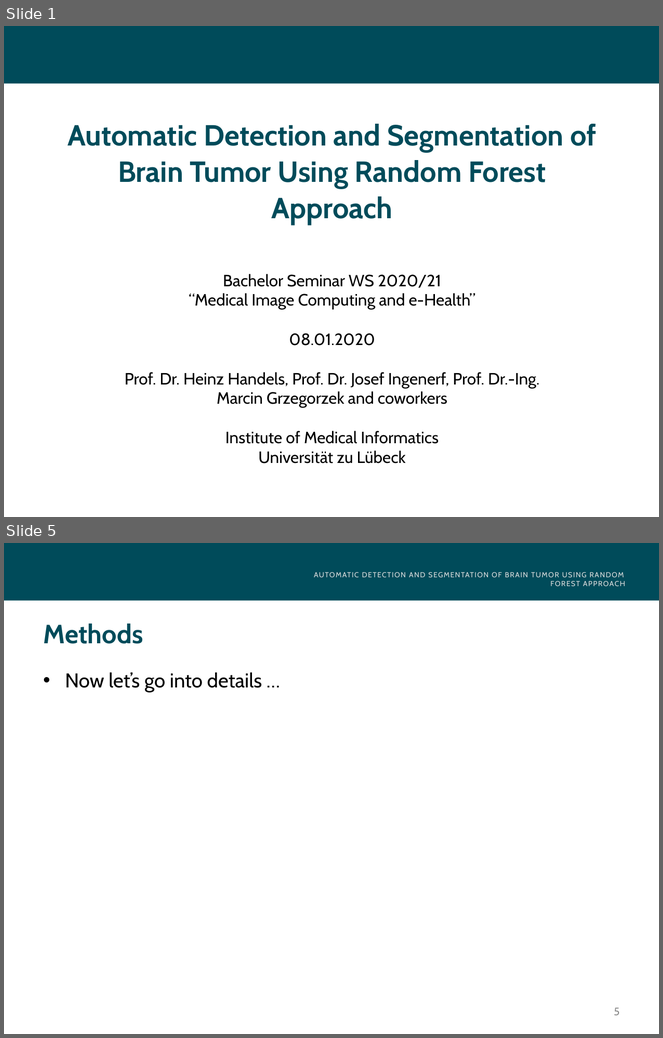
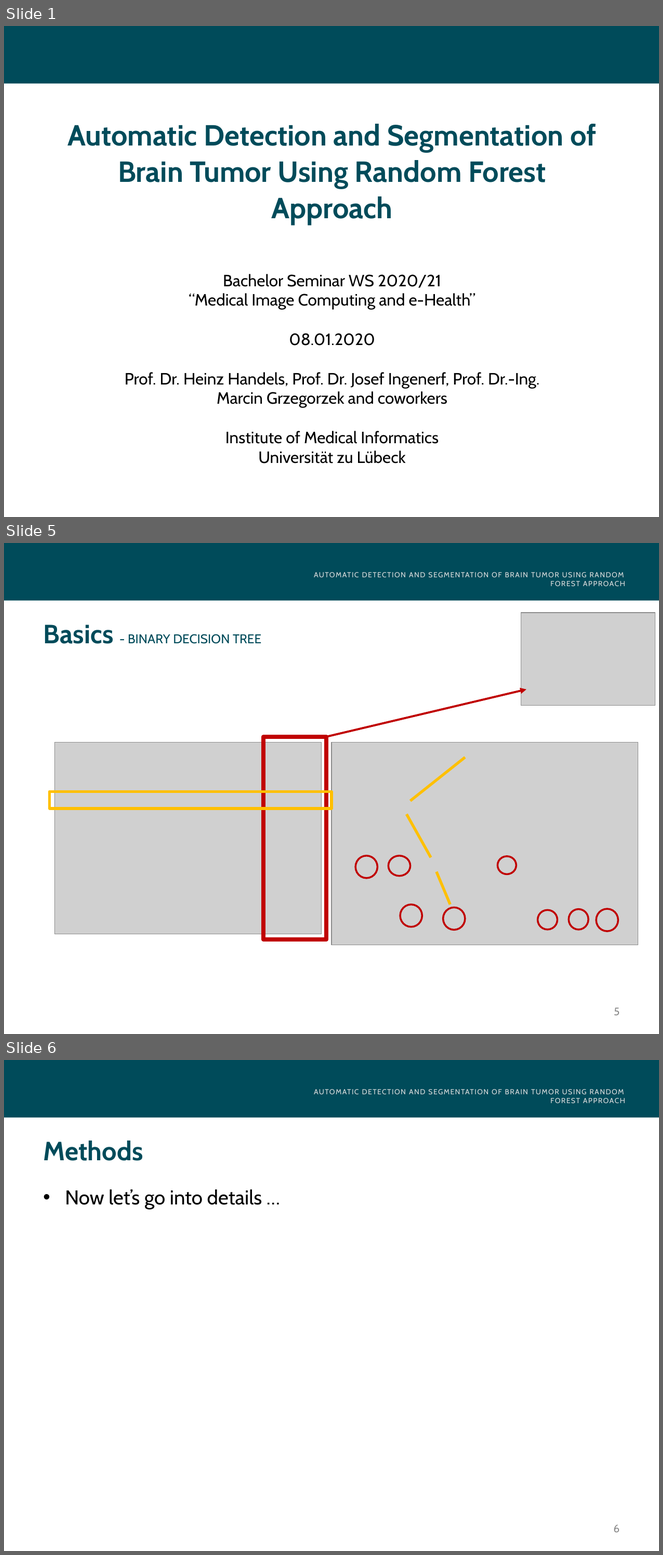
Before and after one commit to leobreo/brain_tumor_recognition, a slide deck: seminarppt.pptx. Shown one above the other, each under a label of ours: slides 1 and 5 before the commit, slides 1, 5 and 6 after it; the slides between them are not shown. The pictures are 663x1038 and 663x1555 pixels, drawn with LibreOffice and Linux fonts; fonts in the diff are those of the drawing; grey boxes stand for pictures; background and template pictures are left out. Boxes give left, top, right and bottom in pixels: in the first picture for what was removed or moved away, otherwise in the second. Text is boxed around its words. In the diff, an @@ line names an element or a change of style, - is before the commit and + after.

Commit message:
ppt update

```diff
--- a/seminarppt.pptx
+++ b/seminarppt.pptx
@@ slide 5 added at box(4, 543, 659, 1034), background #FFFFFF; not listed: 3 template elements that a slide beside it also shows @@
@@ picture added at box(521, 613, 655, 705) @@
@@ title added at box(44, 625, 261, 644), 14 pt, text #004B5A @@
+Basics - BINARY DECISION TREE
@@ arrow added from (326, 737) to (527, 690), #C00000 2.25 pt @@
@@ picture added at box(54, 742, 321, 934) @@
@@ rectangle added at box(263, 737, 326, 940), outline #C00000 4.5 pt @@
@@ picture added at box(332, 742, 638, 945) @@
@@ line added from (465, 757) to (410, 801), #FFC000 3 pt @@
@@ rectangle added at box(50, 792, 332, 809), outline #FFC000 3 pt @@
@@ line added from (407, 814) to (431, 858), #FFC000 3 pt @@
@@ ellipse added at box(356, 856, 378, 878), outline #C00000 2 pt @@
@@ ellipse added at box(389, 856, 411, 876), outline #C00000 2 pt @@
@@ ellipse added at box(498, 856, 517, 874), outline #C00000 2 pt @@
@@ line added from (437, 872) to (450, 905), #FFC000 3 pt @@
@@ ellipse added at box(400, 905, 423, 927), outline #C00000 2 pt @@
@@ ellipse added at box(443, 908, 465, 930), outline #C00000 2 pt @@
@@ ellipse added at box(538, 911, 558, 930), outline #C00000 2 pt @@
@@ ellipse added at box(569, 909, 588, 929), outline #C00000 2 pt @@
@@ ellipse added at box(596, 909, 619, 931), outline #C00000 2 pt @@
@@ what was slide 5 is now slide 6 @@
@@ page number at box(613, 1525, 620, 1533): text changed @@
-5
+6
```
Also in this commit, not shown: 1 slide changed, 2 other slides added, 2 slides removed, 1 other file.
